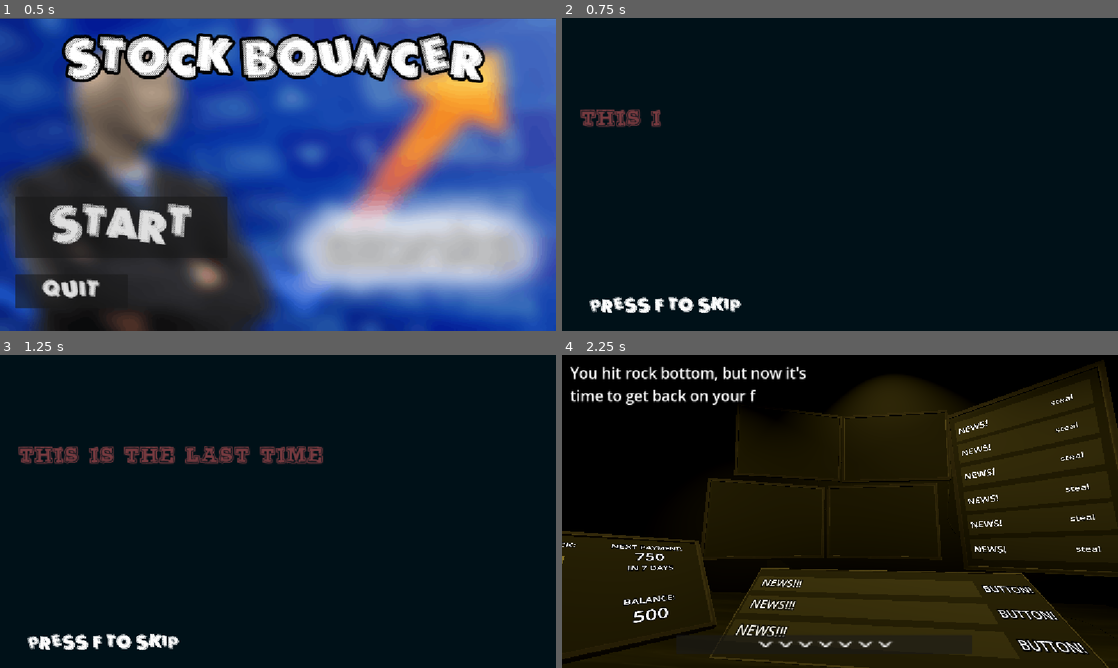
Above: before the commit, frames 1-4 (two rows, left to right).
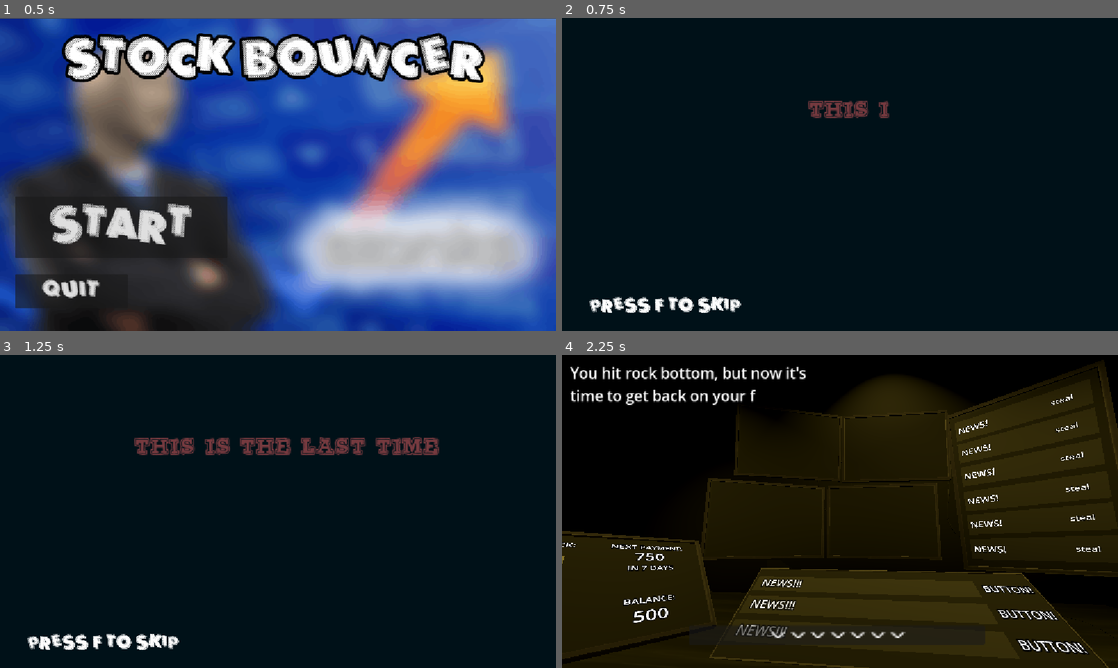
Above: after the commit, the same moments.

Repository: Lilly12568/Stockbouncer
Game: Godot game, scene res://mainmenu.tscn
Two runs of this game, one before a commit and one after it. Both use one fixed random seed, a clock stepped at 60 frames per second and the inputs below. Sound files missing from this copy of the repository are replaced by a short silence.
Inputs (mouse positions are in pixels of both pictures, inside the frame that each line leads up to):
- Up to frame 1 (0.5 s): no input
- Up to frame 2 (0.75 s): click "START" at 0.5 s
- Up to frame 3 (1.25 s): no input
- Up to frame 4 (2.25 s): tap F at 1.25, 2.1 s; move the mouse to (962, 495) at 1.27 s; hold F 1.28-2.03 s; click (962, 495) at 1.42 s; move the mouse to (728, 527) at 2.02 s; click (728, 527) at 2.17 s

Frame 1 is identical in both runs. In frame 2, 1.1% of the frame differs, in the area x 3-59%, y 26-35%; in frame 3, 3.5%, in the area x 3-79%, y 26-35%; in frame 4, 0.6%.

Commit message:
minor tweaks

Diff:
--- a/Scenes/main.tscn
+++ b/Scenes/main.tscn
@@ -115,19 +115,19 @@
 [node name="Control" type="Control" parent="." unique_id=1111080794 node_paths=PackedStringArray("camera")]
 layout_mode = 3
 anchors_preset = 0
-offset_left = 209.0
+offset_left = 247.84
 offset_top = 553.0
-offset_right = 886.0
-offset_bottom = 629.0
+offset_right = 883.725
+offset_bottom = 600.355
 script = ExtResource("8_344ge")
 camera = NodePath("../Player2/Camera3D")
 
 [node name="Panel" type="Panel" parent="Control" unique_id=1407529355]
 layout_mode = 0
-offset_left = 28.0
-offset_top = 26.0
-offset_right = 641.0
-offset_bottom = 66.0
+offset_left = 15.160004
+offset_top = 7.0
+offset_right = 628.16003
+offset_bottom = 47.0
 
 [node name="Label" type="Label" parent="Control/Panel" unique_id=1319572698]
 layout_mode = 0
--- a/fail.tscn
+++ b/fail.tscn
@@ -21,12 +21,13 @@
 [node name="TextLabel" type="Label" parent="." unique_id=2041381976]
 z_index = 1
 layout_mode = 0
-offset_left = 134.0
-offset_top = 69.0
-offset_right = 683.0
-offset_bottom = 171.0
+offset_left = 321.025
+offset_top = 145.435
+offset_right = 870.025
+offset_bottom = 247.43506
 text = "Hey kid..."
 label_settings = SubResource("LabelSettings_0lw3l")
+horizontal_alignment = 1
 metadata/_edit_use_anchors_ = true
 
 [node name="Background" type="ColorRect" parent="." unique_id=1603482578]
--- a/introsequence.tscn
+++ b/introsequence.tscn
@@ -24,12 +24,13 @@
 [node name="TextLabel" type="Label" parent="." unique_id=723371235]
 z_index = 1
 layout_mode = 0
-offset_left = 38.0
-offset_top = 180.0
-offset_right = 754.0
-offset_bottom = 374.0
+offset_left = 236.0
+offset_top = 162.0
+offset_right = 952.0
+offset_bottom = 356.0
 text = "Hey kid..."
 label_settings = SubResource("LabelSettings_pbwx4")
+horizontal_alignment = 1
 autowrap_mode = 3
 autowrap_trim_flags = 0
 
--- a/pass.tscn
+++ b/pass.tscn
@@ -22,12 +22,13 @@
 [node name="TextLabel" type="Label" parent="." unique_id=752912673]
 z_index = 1
 layout_mode = 0
-offset_left = 134.0
-offset_top = 69.0
-offset_right = 683.0
-offset_bottom = 171.0
+offset_left = 333.365
+offset_top = 128.595
+offset_right = 882.365
+offset_bottom = 230.59497
 text = "Hey kid..."
 label_settings = SubResource("LabelSettings_wyqu5")
+horizontal_alignment = 1
 metadata/_edit_use_anchors_ = true
 
 [node name="SkipPrompt" type="Label" parent="." unique_id=1773040871]
